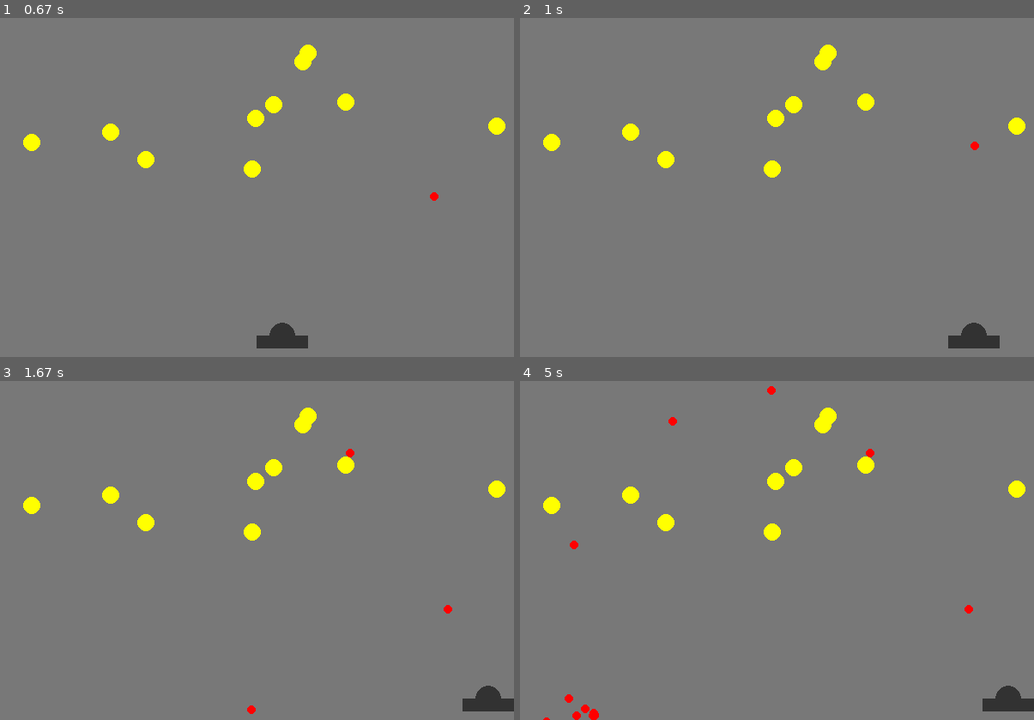
Above: before the commit, frames 1-4 (two rows, left to right).
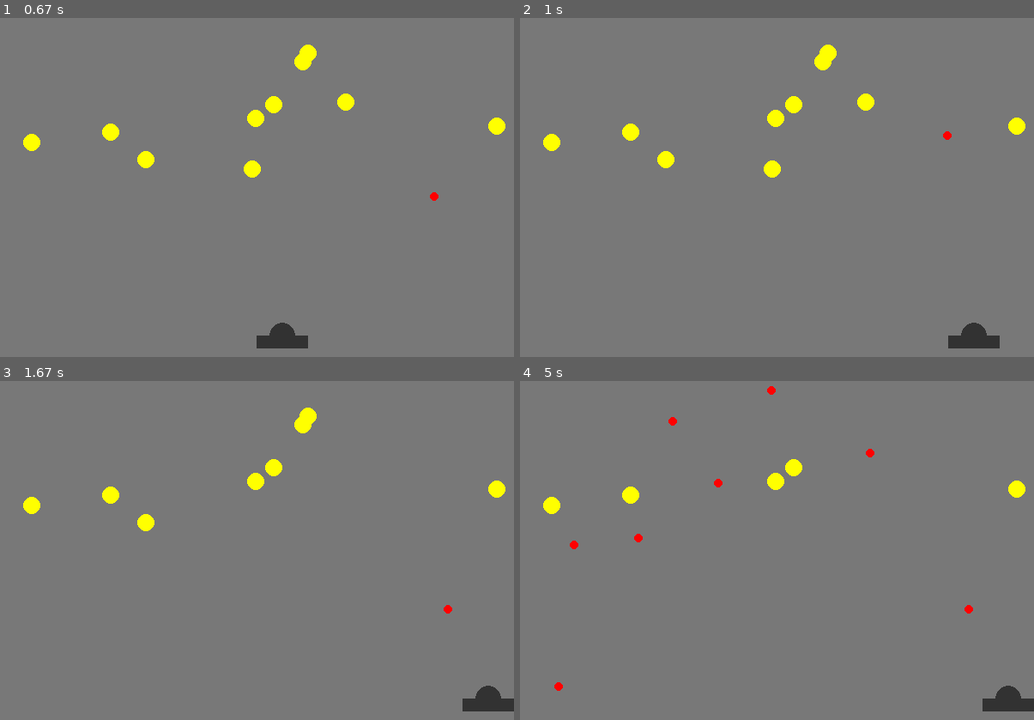
Above: after the commit, the same moments.

Repository: DJan03/Pygame-Cannon_vs_Invaders
Game: pygame game, started from cannonVsInvaders.py
Same seed, same stepped clock (60 frames per second), same inputs: the game is played once before the commit and once after it.
Inputs (mouse positions are in pixels of both pictures, inside the frame that each line leads up to):
- Up to frame 1 (0.67 s): press the mouse at (421, 177) at 0.37 s; move the mouse to (339, 190) at 0.47 s; release the mouse at (257, 207) at 0.6 s
- Up to frame 2 (1 s): hold Right from 0.67 s (still down)
- Up to frame 3 (1.67 s): release Right at 1.13 s; press the mouse at (421, 540) at 1.2 s; move the mouse to (257, 584) at 1.3 s; release the mouse at (97, 628) at 1.43 s; press the mouse at (421, 540) at 1.53 s; move the mouse to (431, 604) at 1.63 s
- Up to frame 4 (5 s): release the mouse at (962, 669) at 1.77 s; press the mouse at (941, 540) at 1.87 s; move the mouse to (792, 479) at 1.97 s; release the mouse at (643, 421) at 2.1 s; press the mouse at (941, 540) at 2.2 s; move the mouse to (797, 509) at 2.3 s; release the mouse at (653, 479) at 2.43 s; press the mouse at (941, 540) at 2.53 s; move the mouse to (848, 587) at 2.63 s; release the mouse at (751, 638) at 2.77 s; press the mouse at (941, 540) at 2.87 s; move the mouse to (859, 564) at 2.97 s; release the mouse at (777, 591) at 3.1 s; press the mouse at (941, 540) at 3.2 s; move the mouse to (956, 608) at 3.3 s; release the mouse at (972, 675) at 3.43 s; press the mouse at (941, 540) at 3.53 s; move the mouse to (823, 506) at 3.63 s; release the mouse at (705, 475) at 3.77 s; press the mouse at (941, 540) at 3.87 s; move the mouse to (910, 530) at 3.97 s; release the mouse at (879, 523) at 4.1 s; press the mouse at (941, 540) at 4.2 s; move the mouse to (946, 587) at 4.3 s; release the mouse at (956, 638) at 4.43 s; press the mouse at (941, 540) at 4.53 s; move the mouse to (941, 540) at 4.63 s; release the mouse at (936, 540) at 4.77 s; press the mouse at (941, 540) at 4.87 s; move the mouse to (777, 560) at 4.97 s

Frame 1 is identical in both runs. In frame 2, less than 0.1% of the frame differs, in the area x 82-90%, y 33-39%; in frame 3, 0.3%; in frame 4, 0.9%, in the area x 4-69%, y 7-100%.

Commit message:
drawing active balls, collide

Diff:
--- a/cannonVsInvaders.py
+++ b/cannonVsInvaders.py
@@ -39,6 +39,7 @@
         self.velocity_y = velocity_y
         self.shape_radius = Ball.shape_radius
         self.color = Ball.color
+        self.active = True
 
     def move(self, tick):
         self.x += self.velocity_x * tick
@@ -46,25 +47,34 @@
         self.velocity_y += GRAVITY * tick
         self.bounce()
 
-    def collide(self, target: Target):
-        pass
+    def collide(self, targets):
+        index_of_collide = -1
+
+        for i, target in enumerate(targets):
+            if (self.x - target.x) ** 2 + (self.y - target.y) ** 2 <= (self.shape_radius + target.shape_radius) ** 2:
+                index_of_collide = i
+                break
+
+        if index_of_collide != -1:
+            targets.pop(index_of_collide)
+            self.active = False
 
     def draw(self, screen):
         pygame.draw.circle(screen, self.color, (self.x, self.y), self.shape_radius)
 
     def bounce(self):
         if self.x < self.shape_radius:
-            self.velocity_x = abs(self.velocity_x) * 0.6
-            self.velocity_y *= 0.6
+            self.velocity_x = abs(self.velocity_x) * 0.9
+            self.velocity_y *= 0.9
         if self.x > WIDTH - self.shape_radius:
-            self.velocity_x = -abs(self.velocity_x) * 0.6
-            self.velocity_y *= 0.6
+            self.velocity_x = -abs(self.velocity_x) * 0.9
+            self.velocity_y *= 0.9
         if self.y < self.shape_radius:
-            self.velocity_y = abs(self.velocity_y) * 0.6
-            self.velocity_x *= 0.6
+            self.velocity_y = abs(self.velocity_y) * 0.9
+            self.velocity_x *= 0.9
         if self.y > HEIGHT - self.shape_radius:
-            self.velocity_y = -abs(self.velocity_y) * 0.6
-            self.velocity_x *= 0.6
+            self.velocity_y = -abs(self.velocity_y) * 0.9
+            self.velocity_x *= 0.9
 
         if abs(self.velocity_x) < 10:
             self.velocity_x = 0
@@ -149,9 +159,9 @@
         target.move()
 
     for ball in balls:
-        ball.move(tick)
-        for target in targets:
-            ball.collide(target)
+        if ball.active:
+            ball.move(tick)
+            ball.collide(targets)
 
     cannon.move()
 
@@ -160,7 +170,8 @@
     screen.fill((120, 120, 120))
 
     for ball in balls:
-        ball.draw(screen)
+        if ball.active:
+            ball.draw(screen)
 
     for target in targets:
         target.draw(screen)
